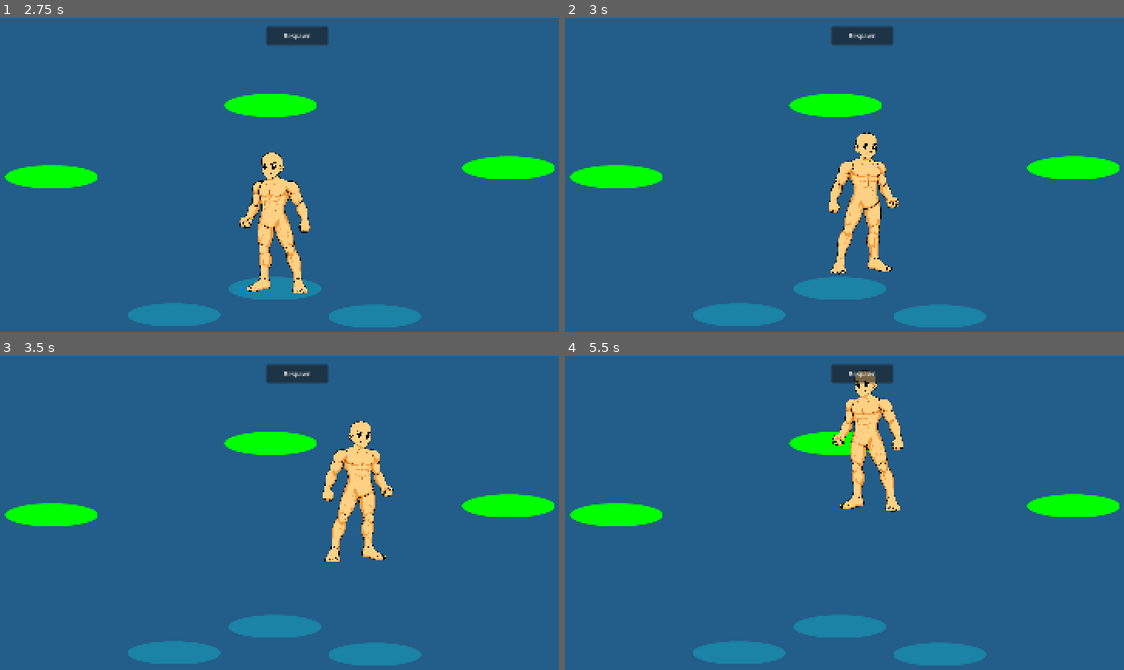
Above: before the commit, frames 1-4 (two rows, left to right).
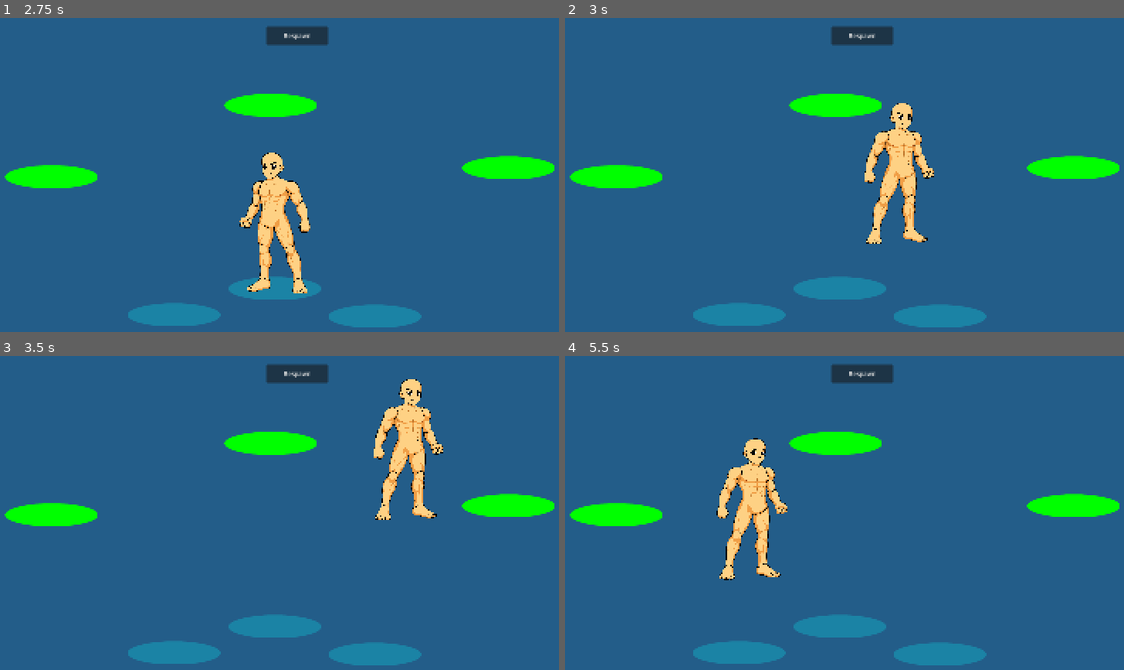
Above: after the commit, the same moments.

Repository: uplord/game-uplord
Game: Godot game, scene res://Utilities/Game/GameManager/GameManager.tscn
The game is run twice, just before and just after one commit, with the same random seed, the same clock (stepped at 60 frames per second) and the same inputs.
Inputs (mouse positions are in pixels of both pictures, inside the frame that each line leads up to):
- Up to frame 1 (2.75 s): click "Respawn" at 0.5 s; click "Respawn" at 1.25 s; click "Respawn" at 2 s
- Up to frame 2 (3 s): tap Enter at 2.75 s; move the mouse to (973, 175) at 2.77 s; press the mouse at (973, 175) at 2.78 s
- Up to frame 3 (3.5 s): no input
- Up to frame 4 (5.5 s): move the mouse to (715, 547) at 3.52 s; release the mouse at (715, 547) at 3.53 s; click (715, 547) at 3.6 s; move the mouse to (900, 453) at 4.27 s; press the mouse at (900, 453) at 4.28 s; move the mouse to (810, 600) at 5.02 s; release the mouse at (810, 600) at 5.03 s; click (810, 600) at 5.1 s

Frame 1 is identical in both runs. In frame 2, 4.3% of the frame differs, in the area x 47-67%, y 27-82%; in frame 3, 4.9%; in frame 4, 5.1%, in the area x 27-61%, y 4-72%.

Commit message:
feat: player speed per scene

Diff:
--- a/Entities/Player/Player.gd
+++ b/Entities/Player/Player.gd
@@ -1,4 +1,5 @@
 extends CharacterBody2D
+class_name Player
 
 @export var speed := 400
 
--- /dev/null
+++ b/Stages/BaseStage.gd
@@ -0,0 +1,17 @@
+extends Node2D
+class_name BaseStage
+
+var player: Player
+
+@export var scene_speed := 600
+
+
+func set_player(p: Player) -> void:
+	player = p
+	_on_player_ready()
+
+
+func _on_player_ready() -> void:
+	# override in child scenes if needed
+	if player:
+		player.speed = scene_speed
--- a/Stages/StarterTown/Scenes/Scene1.tscn
+++ b/Stages/StarterTown/Scenes/Scene1.tscn
@@ -1,11 +1,14 @@
 [gd_scene format=3 uid="uid://cg41o331tn0v6"]
 
+[ext_resource type="Script" uid="uid://cmj7y8t5t10g" path="res://Stages/BaseStage.gd" id="1_bg2oo"]
 [ext_resource type="Texture2D" uid="uid://duaj2f1py1qfo" path="res://Stages/StarterTown/Art/scene-1.png" id="1_olaji"]
 [ext_resource type="PackedScene" uid="uid://wpsjxeghnhop" path="res://Entities/Teleports/SpawnPoint/SpawnPoint.tscn" id="2_3lljf"]
 [ext_resource type="PackedScene" uid="uid://cqwg4n44fyn5t" path="res://Entities/Teleports/Teleport/Teleport.tscn" id="3_bg2oo"]
 [ext_resource type="Script" uid="uid://db6vfralb0ujn" path="res://UI/Respawn.gd" id="4_3lljf"]
 
 [node name="Scene1" type="Node2D" unique_id=321670176]
+script = ExtResource("1_bg2oo")
+scene_speed = 1000
 
 [node name="Background" type="Sprite2D" parent="." unique_id=333577954]
 texture = ExtResource("1_olaji")
--- a/Stages/StarterTown/Scenes/Scene2.tscn
+++ b/Stages/StarterTown/Scenes/Scene2.tscn
@@ -1,10 +1,12 @@
 [gd_scene format=3 uid="uid://r8cd2phd0che"]
 
+[ext_resource type="Script" uid="uid://cmj7y8t5t10g" path="res://Stages/BaseStage.gd" id="1_1p8os"]
 [ext_resource type="Texture2D" uid="uid://duaj2f1py1qfo" path="res://Stages/StarterTown/Art/scene-1.png" id="1_54d35"]
 [ext_resource type="PackedScene" uid="uid://cqwg4n44fyn5t" path="res://Entities/Teleports/Teleport/Teleport.tscn" id="3_5mq8b"]
 [ext_resource type="Script" uid="uid://db6vfralb0ujn" path="res://UI/Respawn.gd" id="4_eupq4"]
 
 [node name="Scene2" type="Node2D" unique_id=321670176]
+script = ExtResource("1_1p8os")
 
 [node name="Background" type="Sprite2D" parent="." unique_id=333577954]
 texture = ExtResource("1_54d35")
--- a/Stages/TestTown/Scenes/Scene1.tscn
+++ b/Stages/TestTown/Scenes/Scene1.tscn
@@ -1,11 +1,13 @@
 [gd_scene format=3 uid="uid://c3der0w8xk38s"]
 
+[ext_resource type="Script" uid="uid://cmj7y8t5t10g" path="res://Stages/BaseStage.gd" id="1_npn0u"]
 [ext_resource type="Texture2D" uid="uid://coqsknhmn6mhb" path="res://Stages/TestTown/Art/scene-1.png" id="1_o1isr"]
 [ext_resource type="PackedScene" uid="uid://wpsjxeghnhop" path="res://Entities/Teleports/SpawnPoint/SpawnPoint.tscn" id="2_npn0u"]
 [ext_resource type="PackedScene" uid="uid://cqwg4n44fyn5t" path="res://Entities/Teleports/Teleport/Teleport.tscn" id="3_jus1r"]
 [ext_resource type="Script" uid="uid://db6vfralb0ujn" path="res://UI/Respawn.gd" id="4_pttqn"]
 
 [node name="Scene1" type="Node2D" unique_id=321670176]
+script = ExtResource("1_npn0u")
 
 [node name="Background" type="Sprite2D" parent="." unique_id=333577954]
 texture = ExtResource("1_o1isr")
--- a/Stages/TestTown/StarterTown.tscn
+++ /dev/null
@@ -1,51 +0,0 @@
-[gd_scene format=3 uid="uid://c5e3gbjahai7v"]
-
-[ext_resource type="Texture2D" uid="uid://coqsknhmn6mhb" path="res://Stages/TestTown/Art/scene-1.png" id="1_wamwg"]
-[ext_resource type="PackedScene" uid="uid://wpsjxeghnhop" path="res://Entities/Teleports/SpawnPoint/SpawnPoint.tscn" id="2_qlpk1"]
-[ext_resource type="PackedScene" uid="uid://cqwg4n44fyn5t" path="res://Entities/Teleports/Teleport/Teleport.tscn" id="3_i8fwe"]
-[ext_resource type="Script" uid="uid://db6vfralb0ujn" path="res://UI/Respawn.gd" id="4_qefv4"]
-
-[node name="StarterTown" type="Node2D" unique_id=1381001556]
-
-[node name="Scenes" type="Node2D" parent="." unique_id=224033990]
-
-[node name="Scene1" type="Node2D" parent="Scenes" unique_id=146853115]
-
-[node name="Background" type="Sprite2D" parent="Scenes/Scene1" unique_id=625778024]
-texture = ExtResource("1_wamwg")
-centered = false
-
-[node name="SpawnPoints" type="Node2D" parent="Scenes/Scene1" unique_id=2037260354]
-
-[node name="SpawnPoint1" parent="Scenes/Scene1/SpawnPoints" unique_id=2048142417 instance=ExtResource("2_qlpk1")]
-position = Vector2(800, 700)
-
-[node name="SpawnPoint2" parent="Scenes/Scene1/SpawnPoints" unique_id=1606371947 instance=ExtResource("2_qlpk1")]
-position = Vector2(539, 768)
-
-[node name="SpawnPoint3" parent="Scenes/Scene1/SpawnPoints" unique_id=1360945315 instance=ExtResource("2_qlpk1")]
-position = Vector2(1059, 772)
-
-[node name="Teleports" type="Node2D" parent="Scenes/Scene1" unique_id=1313949786]
-
-[node name="Teleport1" parent="Scenes/Scene1/Teleports" unique_id=1526363792 instance=ExtResource("3_i8fwe")]
-position = Vector2(222, 411)
-target_scene_name = "Scene2"
-
-[node name="Scene2" type="Node2D" parent="Scenes" unique_id=246489762]
-visible = false
-
-[node name="Background" type="Sprite2D" parent="Scenes/Scene2" unique_id=560241166]
-texture = ExtResource("1_wamwg")
-centered = false
-
-[node name="Player" type="Node2D" parent="." unique_id=1648976570]
-
-[node name="Button" type="Button" parent="." unique_id=1475017117]
-custom_minimum_size = Vector2(160, 48)
-offset_left = 778.0
-offset_top = 22.0
-offset_right = 938.0
-offset_bottom = 70.0
-text = "Respawn"
-script = ExtResource("4_qefv4")
--- a/Utilities/World/SceneManager/SceneManager.gd
+++ b/Utilities/World/SceneManager/SceneManager.gd
@@ -63,6 +63,7 @@
 		player.get_parent().remove_child(player)
 
 	player_parent.add_child(player)
+	selected_stage.set_player(player)
 
 	player.reset_teleport_state()
 
